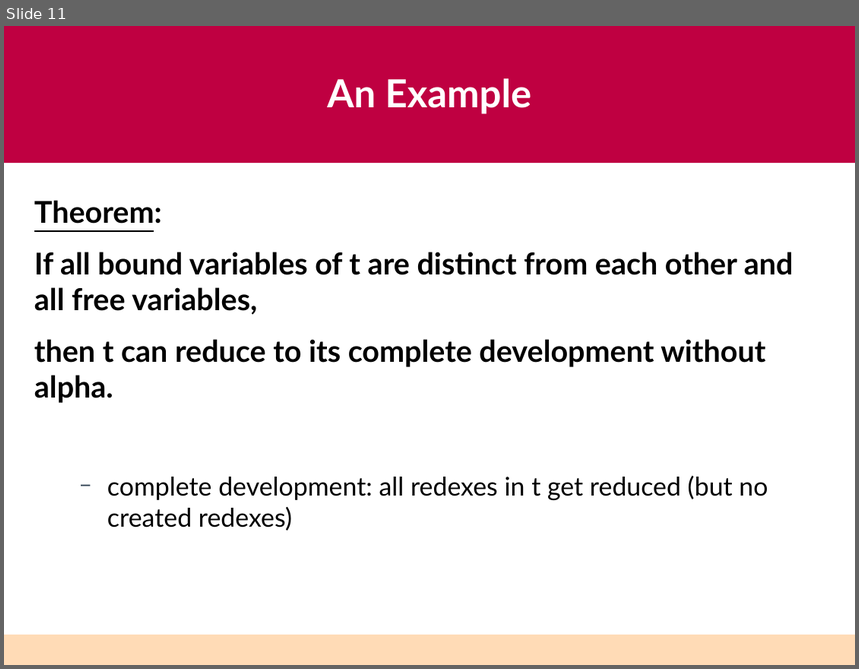
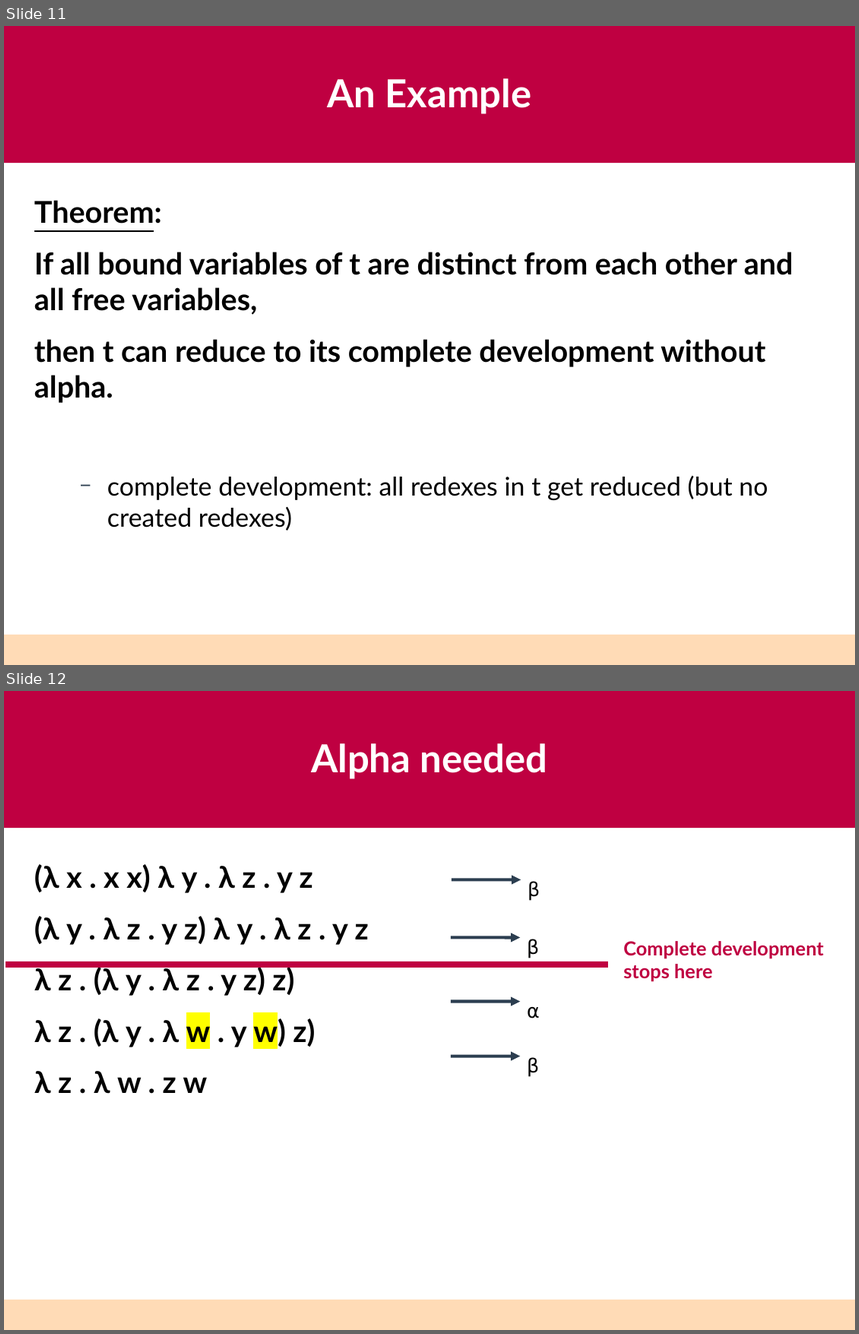
Before and after one commit to astump/explicit-alpha, a slide deck: talks/haskell-2026-lightning-talk/aaron-stump-haskell-2026.odp. Shown one above the other, each under a label of ours: slide 11 before the commit, slides 11 and 12 after it. The pictures are 859x669 and 859x1334 pixels, drawn with LibreOffice and Linux fonts; fonts in the diff are those of the drawing. Boxes give left, top, right and bottom in pixels: in the first picture for what was removed or moved away, otherwise in the second. Text is boxed around its words. In the diff, an @@ line names an element or a change of style, - is before the commit and + after.

```diff
--- a/talks/haskell-2026-lightning-talk/aaron-stump-haskell-2026.odp
+++ b/talks/haskell-2026-lightning-talk/aaron-stump-haskell-2026.odp
@@ slide 12 added at box(4, 691, 855, 1330), background #FFFFFF; not listed: 2 template elements that a slide beside it also shows @@
@@ title added at box(311, 743, 548, 779), 36 pt, text #FFFFFF, bold @@
+Alpha needed
@@ text added at box(34, 864, 369, 1094), 28 pt, text #000000, bold @@
+(λ x . x x) λ y . λ z . y z
+(λ y . λ z . y z) λ y . λ z . y z
+λ z . (λ y . λ z . y z) z)
+λ z . (λ y . λ w . y w) z)
+λ z . λ w . z w
@@ arrow added from (451, 879) to (521, 879), #2C3E50 2.89 pt @@
@@ text added at box(528, 881, 540, 901), 18 pt, text #000000 @@
+β
@@ arrow added from (450, 937) to (520, 937), #2C3E50 2.89 pt @@
@@ text added at box(527, 939, 539, 959), 18 pt, text #000000 @@
+β
@@ text added at box(623, 941, 824, 982), 18 pt, text #BF0041, bold @@
+Complete development
+stops here
@@ line added from (6, 965) to (608, 965), #BF0041 5.67 pt @@
@@ arrow added from (450, 1002) to (520, 1002), #2C3E50 2.89 pt @@
@@ text added at box(527, 1006, 540, 1019), 18 pt, text #000000 @@
+α
@@ arrow added from (450, 1057) to (520, 1057), #2C3E50 2.89 pt @@
@@ text added at box(527, 1057, 539, 1077), 18 pt, text #000000 @@
+β
```
Also in this commit, not shown: 2 slides changed.
